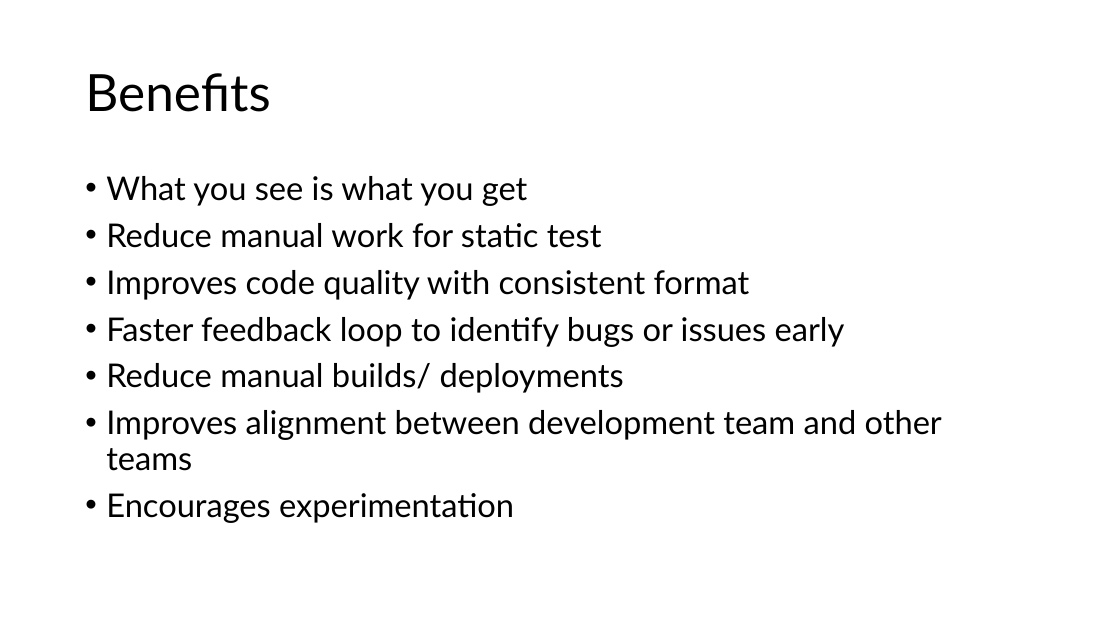
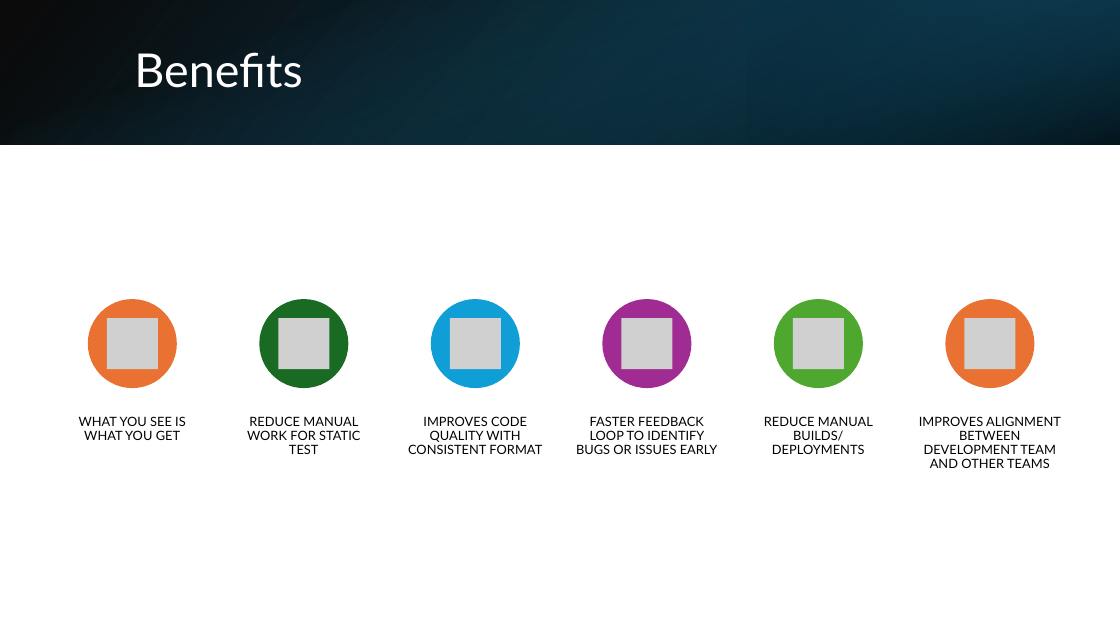
Before and after one commit to weizhe-sha/webapp-cicd-pipeline, a slide deck: slide 4 of Presentation.pptx. Drawn at 1120x630 pixels with LibreOffice and Linux fonts; fonts in the diff are those of the drawing; grey boxes stand for pictures. Boxes give left, top, right and bottom in pixels: in the first picture for what was removed or moved away, otherwise in the second. Text is boxed around its words. In the diff, an @@ line names an element or a change of style, - is before the commit and + after.

Commit message:
test

```diff
--- a/Presentation.pptx
+++ b/Presentation.pptx
@@ rectangle added at bbox=[0, 0, 1120, 145], fill gradient #000000 to #104862 @@
@@ rectangle added at bbox=[0, 0, 1120, 145], fill gradient #156082 to #000000 @@
@@ rectangle added at bbox=[747, 0, 1120, 145], fill gradient #0B3041 to #156082 @@
@@ title "Benefits": place and size @@
-title "Benefits" at bbox=[85, 73, 270, 112]
+title "Benefits" at bbox=[134, 52, 302, 88]
@@ title "Benefits" at bbox=[134, 52, 302, 88]: size 44 to 40 pt, text colour #000000 to #FFFFFF @@
@@ text removed at bbox=[106, 176, 942, 523] @@
-• What you see is what you get
-• Reduce manual work for static test
-• Improves code quality with consistent format
-• Faster feedback loop to identify bugs or issues early
-• Reduce manual builds/ deployments
-• Improves alignment between development team and other teams
-• Encourages experimentation
@@ group added at bbox=[79, 299, 1061, 468]: 6 ellipses, 6 pictures, 6 texts @@
+WHAT YOU SEE IS WHAT YOU GET
+REDUCE MANUAL WORK FOR STATIC TEST
+IMPROVES CODE QUALITY WITH CONSISTENT FORMAT
+FASTER FEEDBACK LOOP TO IDENTIFY BUGS OR ISSUES EARLY
+REDUCE MANUAL BUILDS/ DEPLOYMENTS
+IMPROVES ALIGNMENT BETWEEN DEVELOPMENT TEAM AND OTHER TEAMS
```
Also in this commit, not shown: 1 other slide changed, 2 slides added, 2 slides removed, 1 other file.
